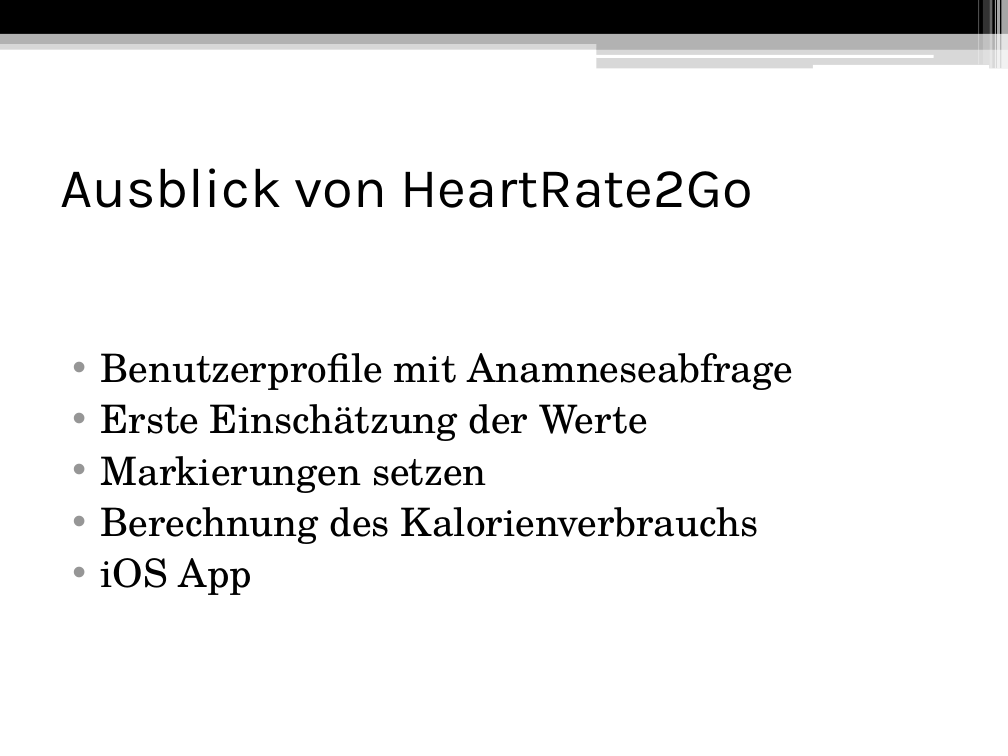
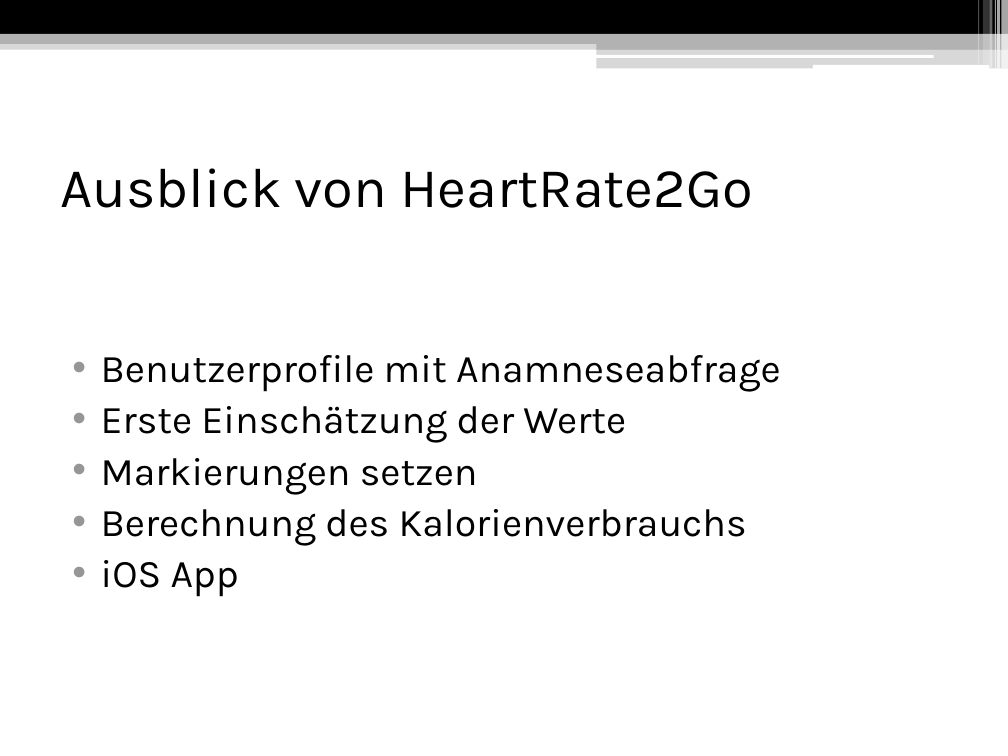
Before and after one commit to FFTEAM/guiframework, a slide deck: slide 8 of presentation/Heartrate2go.pptx (slide 9 before the commit). Drawn at 1008x756 pixels with LibreOffice and Linux fonts; fonts in the diff are those of the drawing. Boxes give left, top, right and bottom in pixels: in the first picture for what was removed or moved away, otherwise in the second. Text is boxed around its words. In the diff, an @@ line names an element or a change of style, - is before the commit and + after.

```diff
--- a/presentation/Heartrate2go.pptx
+++ b/presentation/Heartrate2go.pptx
@@ text "Benutzerprofile mit Anamneseabfrage" at (x1=101, y1=355, x2=781, y2=597): font TeX Gyre Schola to Karla @@
```
Also in this commit, not shown: 5 other slides changed, 1 slide removed, 1 other file.
